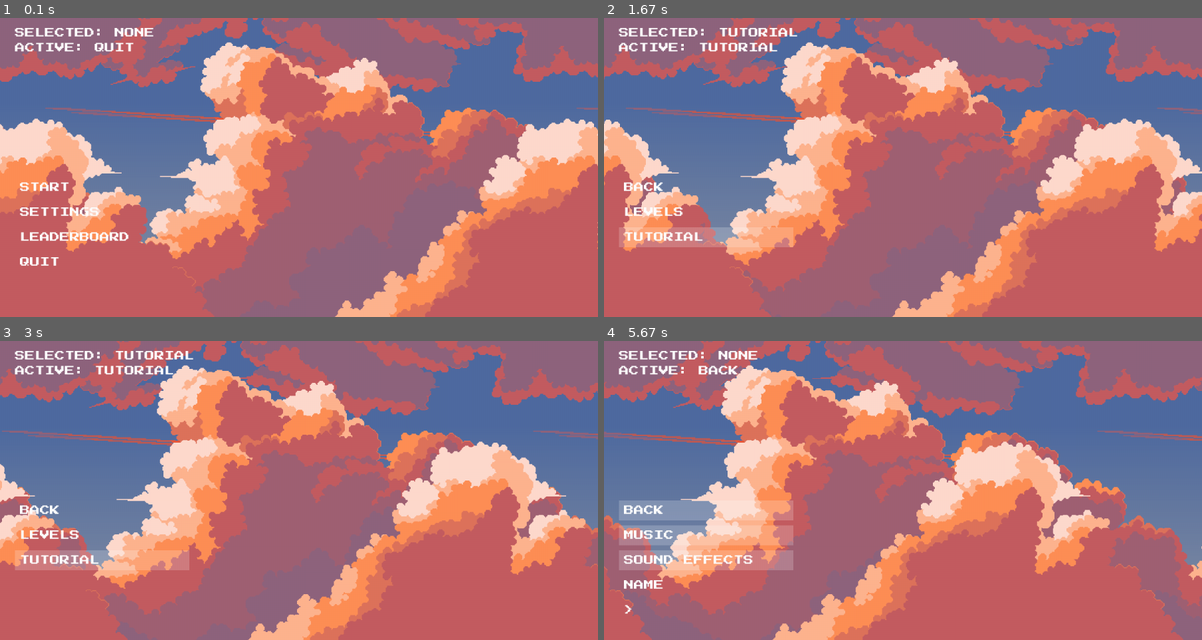
Above: before the commit, frames 1-4 (two rows, left to right).
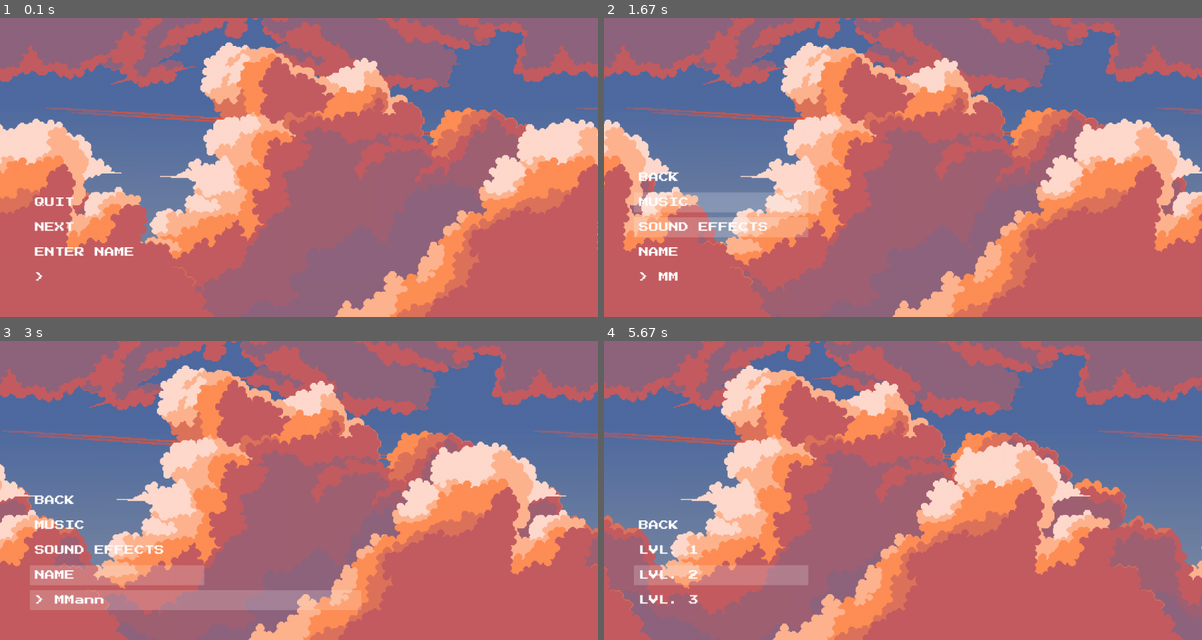
Above: after the commit, the same moments.

Repository: aurlaw0809/MazeGameOfSomeSort
Game: pygame game, started from trial_combination.py
Same seed, same stepped clock (60 frames per second), same inputs: the game is played once before the commit and once after it.
Inputs (mouse positions are in pixels of both pictures, inside the frame that each line leads up to):
- Up to frame 1 (0.1 s): no input
- Up to frame 2 (1.67 s): press the mouse at (723, 251) at 0.37 s; move the mouse to (717, 188) at 0.47 s; release the mouse at (717, 122) at 0.6 s; tap Enter at 0.67 s; press the mouse at (723, 227) at 1.03 s; move the mouse to (765, 149) at 1.13 s; release the mouse at (807, 68) at 1.27 s; press the mouse at (723, 227) at 1.37 s; move the mouse to (795, 203) at 1.47 s; release the mouse at (867, 182) at 1.6 s
- Up to frame 3 (3 s): tap Enter at 1.67 s; press the mouse at (119, 550) at 2.03 s; move the mouse to (322, 466) at 2.13 s; release the mouse at (526, 379) at 2.27 s; press the mouse at (119, 574) at 2.37 s; move the mouse to (113, 499) at 2.47 s; release the mouse at (107, 424) at 2.6 s; type "ann" at 2.67 s
- Up to frame 4 (5.67 s): tap Enter at 3 s; tap Esc at 3.17 s; tap Space at 3.5, 3.9, 4.2, 5.4 s; press the mouse at (723, 574) at 4.37 s; move the mouse to (705, 583) at 4.47 s; release the mouse at (693, 589) at 4.6 s; press the mouse at (723, 601) at 4.7 s; move the mouse to (699, 562) at 4.8 s; release the mouse at (681, 526) at 4.93 s; press the mouse at (723, 601) at 5.03 s; move the mouse to (801, 550) at 5.13 s; release the mouse at (885, 499) at 5.27 s

The runs differ from the first frame. In frame 1, 2.1% of the frame differs, in the area x 2-26%, y 3-88%; in frame 2, 4.5%; in frame 3, 7.7%, in the area x 2-61%, y 3-90%; in frame 4, 6.3%.

Commit message:
start page added

Diff:
--- a/button_class.py
+++ b/button_class.py
@@ -75,6 +75,8 @@
         self.screen.blit(text, (self.x, 50))
 
     def draw(self):
+
+        '''
         self.print_button_active(self.active_button)
 
         if self.button_selected:
@@ -82,6 +84,7 @@
         else:
             text = self.text_font.render(f"SELECTED: NONE", True, self.text_color)
             self.screen.blit(text, (self.x, 20))
+        '''
 
         for i in range(0, self.number_buttons):
             if self.active_button == i:
--- a/trial_combination.py
+++ b/trial_combination.py
@@ -26,6 +26,8 @@
 SCREEN_WIDTH = 1200
 SCREEN_HEIGHT = 600
 
+CORNER_DISTANCE = 50
+
 BUTTON_TEXT_COLOUR = (255, 255, 255)
 BUTTON_TEXT_FONT = pygame.font.Font('assets/fonts/pressstart2p.ttf', 20)
 
@@ -38,9 +40,6 @@
 BUTTON_WIDTH = 350
 BUTTON_HEIGHT = 40
 
-BUTTON_X = 30
-BUTTON_Y = 320
-
 BUTTON_SPACING = 10
 
 screen = pygame.display.set_mode((SCREEN_WIDTH, SCREEN_HEIGHT), pygame.SRCALPHA)
@@ -51,20 +50,23 @@
 #B = branch, F = finish game, T = toggle, E = entry, L = level
 # page name: [button names, action: to which page or toggle a variable or store a text box value, page type]
 
-pages = {'MM': [['START', 'SETTINGS', 'LEADERBOARD', 'QUIT'], ['MSS', 'MO', 'MRS', None], ['B', 'B', 'B', 'F']],
-         'MO': [['BACK', 'MUSIC', 'SOUND EFFECTS', 'NAME'], ['MM', True, True, None], ['B', 'T', 'T', 'E']],
-         'MRS': [['BACK', 'LVL. 1', 'LVL. 2', 'LVL. 3'], ['MM', None, None, None], ['B', 'L', 'L', 'L']],
-         'MRD': [['BACK'], ['MRS'], ['B']],
-         'MSS': [['BACK', 'LEVELS', 'TUTORIAL'], ['MM', 'MLS', None], ['B', 'B', 'L']],
-         'MLS': [['BACK', 'LVL. 1', 'LVL. 2', 'LVL. 3'], ['MSS', None, None, None], ['B', 'L', 'L', 'L']],}
-
-current_page = 'MM'
+pages = {'SP': [['QUIT', 'NEXT', 'ENTER NAME'], [None, 'MM', None], ['F', 'B', 'E'], 4],
+         'MM': [['START', 'SETTINGS', 'LEADERBOARD', 'QUIT'], ['MSS', 'MO', 'MRS', None], ['B', 'B', 'B', 'F'], 4],
+         'MO': [['BACK', 'MUSIC', 'SOUND EFFECTS', 'NAME'], ['MM', True, True, None], ['B', 'T', 'T', 'E'], 5],
+         'MRS': [['BACK', 'LVL. 1', 'LVL. 2', 'LVL. 3'], ['MM', None, None, None], ['B', 'L', 'L', 'L'], 4],
+         'MRD': [['BACK'], ['MRS'], ['B'], 1],
+         'MSS': [['BACK', 'LEVELS', 'TUTORIAL'], ['MM', 'MLS', None], ['B', 'B', 'L'], 3],
+         'MLS': [['BACK', 'LVL. 1', 'LVL. 2', 'LVL. 3'], ['MSS', None, None, None], ['B', 'L', 'L', 'L'], 4],}
+
+current_page = 'SP'
 
 def update_page():
     BUTTON_NAMES = pages[current_page][0]
     BUTTON_ACTIONS = pages[current_page][1]
     BUTTON_TYPES = pages[current_page][2]
     NUMBER_OF_BUTTONS = len(BUTTON_NAMES)
+    BUTTON_Y = SCREEN_HEIGHT - (BUTTON_HEIGHT + BUTTON_SPACING) * pages[current_page][3] - CORNER_DISTANCE
+    BUTTON_X = BUTTON_SPACING + CORNER_DISTANCE
 
     buttons = ButtonList(screen, BUTTON_X, BUTTON_Y,
                      BUTTON_WIDTH, BUTTON_HEIGHT, BUTTON_SPACING,
@@ -126,12 +128,13 @@
     index = random.randint(0, len(keyboard_sounds)-1)
     return keyboard_sounds[index]
 
-
 run = True
 text_box_selected = False
 sound_effects_running = True
 music_running = True
 buttons = update_page()
+start_page = True
+initial_name_done = False
 
 pygame.mixer.music.play(-1)
 
@@ -157,33 +160,57 @@
         click_sound.set_volume(0)
 
 
-
-    if not text_box_selected:
-
-        for event in pygame.event.get():
-
-            if event.type == pygame.QUIT:
-                run = False
-
-            if event.type == pygame.MOUSEMOTION:
-                i = 0
-                for i in range(0, buttons.get_number_buttons()):
-                    if buttons.get_list_buttons()[i].check_collision(event.pos):
-                        buttons.set_active_button(i)
-
-            if event.type == pygame.MOUSEBUTTONDOWN:
-                if event.button == 1:
+    if not start_page:
+        if not text_box_selected:
+
+            for event in pygame.event.get():
+
+                if event.type == pygame.QUIT:
+                    run = False
+
+                if event.type == pygame.MOUSEMOTION:
                     i = 0
                     for i in range(0, buttons.get_number_buttons()):
-                        if buttons.get_list_buttons()[i].is_active():
+                        if buttons.get_list_buttons()[i].check_collision(event.pos):
+                            buttons.set_active_button(i)
+
+                if event.type == pygame.MOUSEBUTTONDOWN:
+                    if event.button == 1:
+                        i = 0
+                        for i in range(0, buttons.get_number_buttons()):
+                            if buttons.get_list_buttons()[i].is_active():
+                                buttons.set_button_selected(True)
+                                buttons.set_chosen_button(i)
+                                click_sound.play()
+
+                                if buttons.get_chosen_button_type() == 'T':
+                                    buttons.get_list_buttons()[i].switch_toggled()
+                                    pages = update_toggle(buttons, current_page, pages)
+                                    sound_effects_running, music_running = update_sounds_running(buttons, current_page, sound_effects_running, music_running)
+
+                                if buttons.get_chosen_button_type() == 'E':
+                                    buttons.get_list_buttons()[buttons.get_chosen_button()].selected_text_box()
+                                    text_box_selected = True
+
+                                if buttons.get_chosen_button_type() == 'B':
+                                    current_page = route_to_next_page(buttons, current_page)
+                                    buttons = update_page()
+                                    break
+
+                                if buttons.get_chosen_button_type() == 'F':
+                                    run = False
+
+
+                if event.type == pygame.KEYDOWN:
+                    random_keyboard_sound().play()
+                    if event.key == pygame.K_RETURN:
+                        if buttons.get_active_button() != -1:
+                            buttons.set_chosen_button(buttons.get_active_button())
                             buttons.set_button_selected(True)
-                            buttons.set_chosen_button(i)
                             click_sound.play()
 
-                            #check here
-
                             if buttons.get_chosen_button_type() == 'T':
-                                buttons.get_list_buttons()[i].switch_toggled()
+                                buttons.get_list_buttons()[buttons.get_chosen_button()].switch_toggled()
                                 pages = update_toggle(buttons, current_page, pages)
                                 sound_effects_running, music_running = update_sounds_running(buttons, current_page, sound_effects_running, music_running)
 
@@ -196,63 +223,129 @@
                                 buttons = update_page()
                                 break
 
-
-            if event.type == pygame.KEYDOWN:
-                random_keyboard_sound().play()
-                if event.key == pygame.K_RETURN:
-                    if buttons.get_active_button() != -1:
-                        buttons.set_chosen_button(buttons.get_active_button())
-                        buttons.set_button_selected(True)
-                        click_sound.play()
-
-                        if buttons.get_chosen_button_type() == 'T':
-                            buttons.get_list_buttons()[buttons.get_chosen_button()].switch_toggled()
-                            pages = update_toggle(buttons, current_page, pages)
-                            sound_effects_running, music_running = update_sounds_running(buttons, current_page, sound_effects_running, music_running)
-
-                        if buttons.get_chosen_button_type() == 'E':
-                            buttons.get_list_buttons()[buttons.get_chosen_button()].selected_text_box()
-                            text_box_selected = True
-
-                        if buttons.get_chosen_button_type() == 'B':
+                            if buttons.get_chosen_button_type() == 'F':
+                                run = False
+
+                    if event.key == pygame.K_SPACE:
+                        if buttons.get_active_button() != -1:
+                            buttons.set_active_button(buttons.get_active_button() + 1)
+                        else:
+                            buttons.set_active_button(0)
+
+                    if event.key == pygame.K_ESCAPE:
+                        if current_page == 'MM':
+                            run = False
+                        else:
+                            buttons.set_chosen_button(0)
                             current_page = route_to_next_page(buttons, current_page)
                             buttons = update_page()
-                            break
-
-                if event.key == pygame.K_SPACE:
-                    if buttons.get_active_button() != -1:
-                        buttons.set_active_button(buttons.get_active_button() + 1)
-                    else:
-                        buttons.set_active_button(0)
-
-                if event.key == pygame.K_ESCAPE:
-                    if current_page == 'MM':
+
+        else:
+
+            for event in pygame.event.get():
+
+                if event.type == pygame.QUIT:
+                    run = False
+
+                if event.type == pygame.KEYDOWN:
+                    random_keyboard_sound().play()
+                    if event.key == pygame.K_BACKSPACE:
+                        buttons.get_list_buttons()[buttons.get_chosen_button()].backspace_user_text()
+                    elif event.unicode.isprintable() and event.key != pygame.K_SPACE and buttons.get_list_buttons()[buttons.get_chosen_button()].get_len_user_text() < 30:
+                        buttons.get_list_buttons()[buttons.get_chosen_button()].add_user_text(event.unicode)
+                    elif event.key == pygame.K_RETURN:
+                        if validate_user_input(buttons, True):
+                            buttons.get_list_buttons()[buttons.get_chosen_button()].unselected_text_box()
+                            pages = update_user_input(buttons, current_page, pages)
+                            text_box_selected = False
+
+    if start_page:
+        if not text_box_selected:
+
+            for event in pygame.event.get():
+
+                if event.type == pygame.QUIT:
+                    run = False
+
+                if event.type == pygame.MOUSEMOTION:
+                    i = 0
+                    for i in range(0, buttons.get_number_buttons()):
+                        if buttons.get_list_buttons()[i].check_collision(event.pos):
+                            buttons.set_active_button(i)
+
+                if event.type == pygame.MOUSEBUTTONDOWN:
+                    if event.button == 1:
+                        i = 0
+                        for i in range(0, buttons.get_number_buttons()):
+                            if buttons.get_list_buttons()[i].is_active():
+                                buttons.set_button_selected(True)
+                                buttons.set_chosen_button(i)
+                                click_sound.play()
+
+                                if buttons.get_chosen_button_type() == 'E':
+                                    buttons.get_list_buttons()[buttons.get_chosen_button()].selected_text_box()
+                                    text_box_selected = True
+
+                                if buttons.get_chosen_button_type() == 'B' and initial_name_done:
+                                    current_page = route_to_next_page(buttons, current_page)
+                                    buttons = update_page()
+                                    start_page = False
+                                    break
+
+                                if buttons.get_chosen_button_type() == 'F':
+                                    run = False
+
+                if event.type == pygame.KEYDOWN:
+                    random_keyboard_sound().play()
+                    if event.key == pygame.K_RETURN:
+                        if buttons.get_active_button() != -1:
+                            buttons.set_chosen_button(buttons.get_active_button())
+                            buttons.set_button_selected(True)
+                            click_sound.play()
+
+                            if buttons.get_chosen_button_type() == 'E':
+                                buttons.get_list_buttons()[buttons.get_chosen_button()].selected_text_box()
+                                text_box_selected = True
+
+                            if buttons.get_chosen_button_type() == 'B' and initial_name_done:
+                                current_page = route_to_next_page(buttons, current_page)
+                                buttons = update_page()
+                                start_page = False
+                                break
+
+                            if buttons.get_chosen_button_type() == 'F':
+                                run = False
+
+                    if event.key == pygame.K_SPACE:
+                        if buttons.get_active_button() != -1:
+                            buttons.set_active_button(buttons.get_active_button() + 1)
+                        else:
+                            buttons.set_active_button(0)
+
+                    if event.key == pygame.K_ESCAPE:
                         run = False
-                    else:
-                        buttons.set_chosen_button(0)
-                        current_page = route_to_next_page(buttons, current_page)
-                        buttons = update_page()
-
-    else:
-
-        for event in pygame.event.get():
-
-            if event.type == pygame.QUIT:
-                run = False
-
-            if event.type == pygame.KEYDOWN:
-                random_keyboard_sound().play()
-                if event.key == pygame.K_BACKSPACE:
-                    buttons.get_list_buttons()[buttons.get_chosen_button()].backspace_user_text()
-                elif event.unicode.isprintable() and event.key != pygame.K_SPACE and buttons.get_list_buttons()[buttons.get_chosen_button()].get_len_user_text() < 30:
-                    buttons.get_list_buttons()[buttons.get_chosen_button()].add_user_text(event.unicode)
-                elif event.key == pygame.K_RETURN:
-                    if validate_user_input(buttons, True):
-                        buttons.get_list_buttons()[buttons.get_chosen_button()].unselected_text_box()
-                        pages = update_user_input(buttons, current_page, pages)
-                        text_box_selected = False
-
-
+
+        else:
+
+            for event in pygame.event.get():
+
+                if event.type == pygame.QUIT:
+                    run = False
+
+                if event.type == pygame.KEYDOWN:
+                    random_keyboard_sound().play()
+                    if event.key == pygame.K_BACKSPACE:
+                        buttons.get_list_buttons()[buttons.get_chosen_button()].backspace_user_text()
+                    elif event.unicode.isprintable() and event.key != pygame.K_SPACE and buttons.get_list_buttons()[
+                        buttons.get_chosen_button()].get_len_user_text() < 30:
+                        buttons.get_list_buttons()[buttons.get_chosen_button()].add_user_text(event.unicode)
+                    elif event.key == pygame.K_RETURN:
+                        if validate_user_input(buttons, True):
+                            buttons.get_list_buttons()[buttons.get_chosen_button()].unselected_text_box()
+                            pages = update_user_input(buttons, current_page, pages)
+                            initial_name_done = True
+                            pages['MO'][1][3] = pages['SP'][1][1]
+                            text_box_selected = False
 
     pygame.display.update()
 
